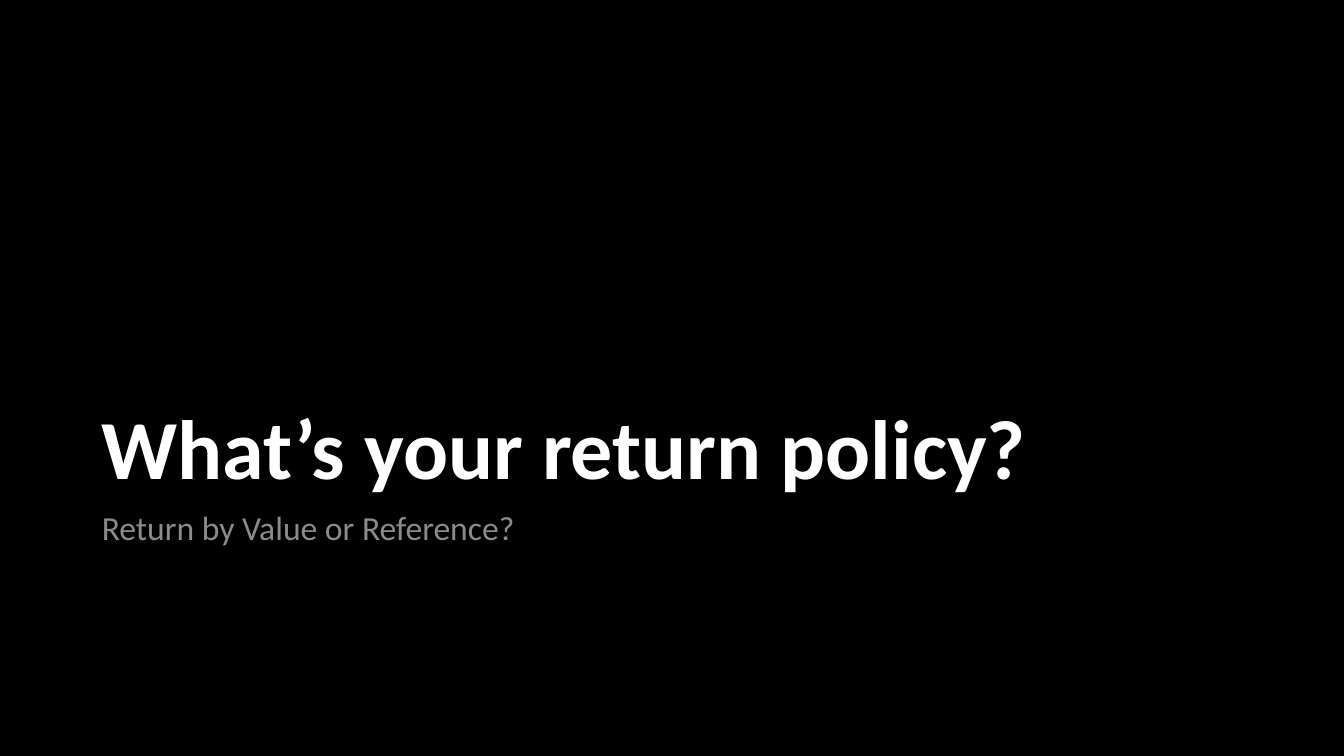
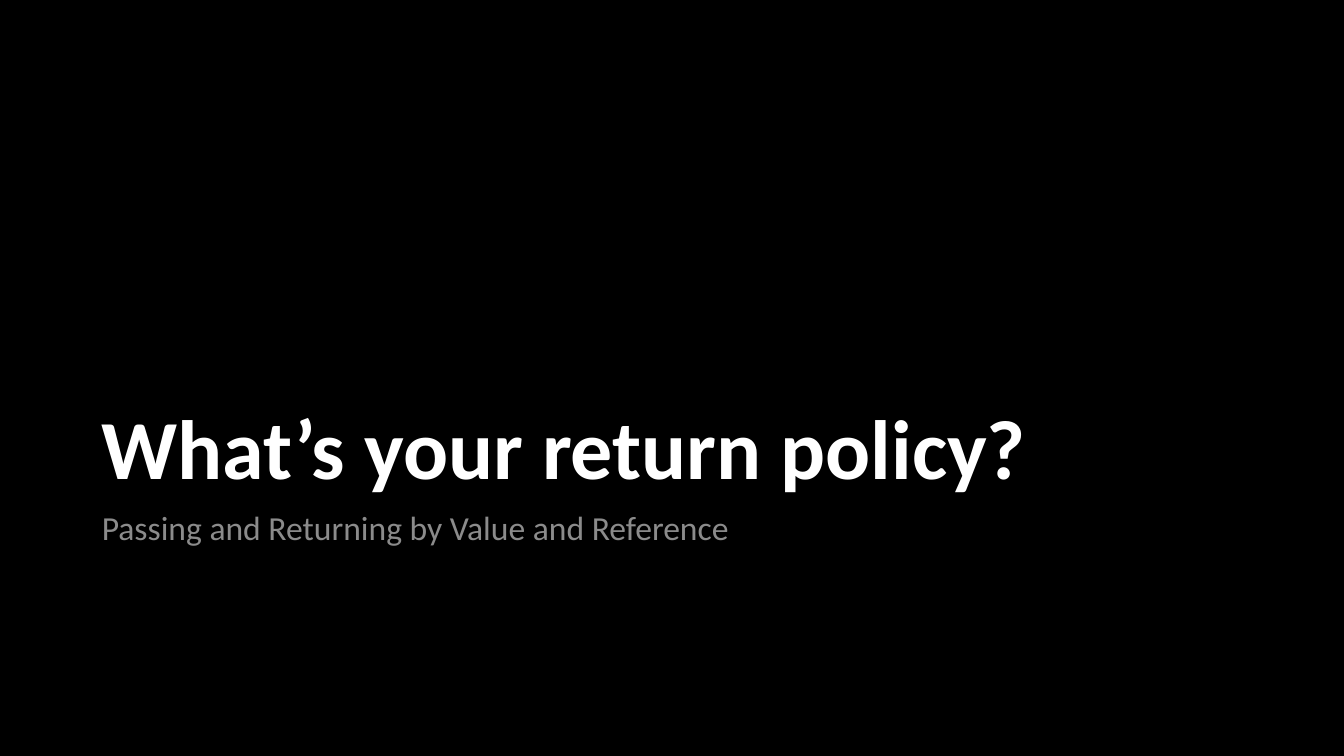
Before and after one commit to jpscripter/MMSMoA23, a slide deck: slide 10 of PowerShell, PowerFull/PowerShell, PowerFull.pptx (slide 7 before the commit). Drawn at 1344x756 pixels with LibreOffice and Linux fonts; fonts in the diff are those of the drawing; background and template pictures are left out. Boxes give left, top, right and bottom in pixels: in the first picture for what was removed or moved away, otherwise in the second. Text is boxed around its words. In the diff, an @@ line names an element or a change of style, - is before the commit and + after.

```diff
--- a/PowerShell, PowerFull/PowerShell, PowerFull.pptx
+++ b/PowerShell, PowerFull/PowerShell, PowerFull.pptx
@@ text at box(102, 516, 729, 546): text changed @@
-Return by Value or Reference?
+Passing and Returning by Value and Reference
```
Also in this commit, not shown: 7 other slides changed, 17 slides added, 2 slides removed, 16 other files.
